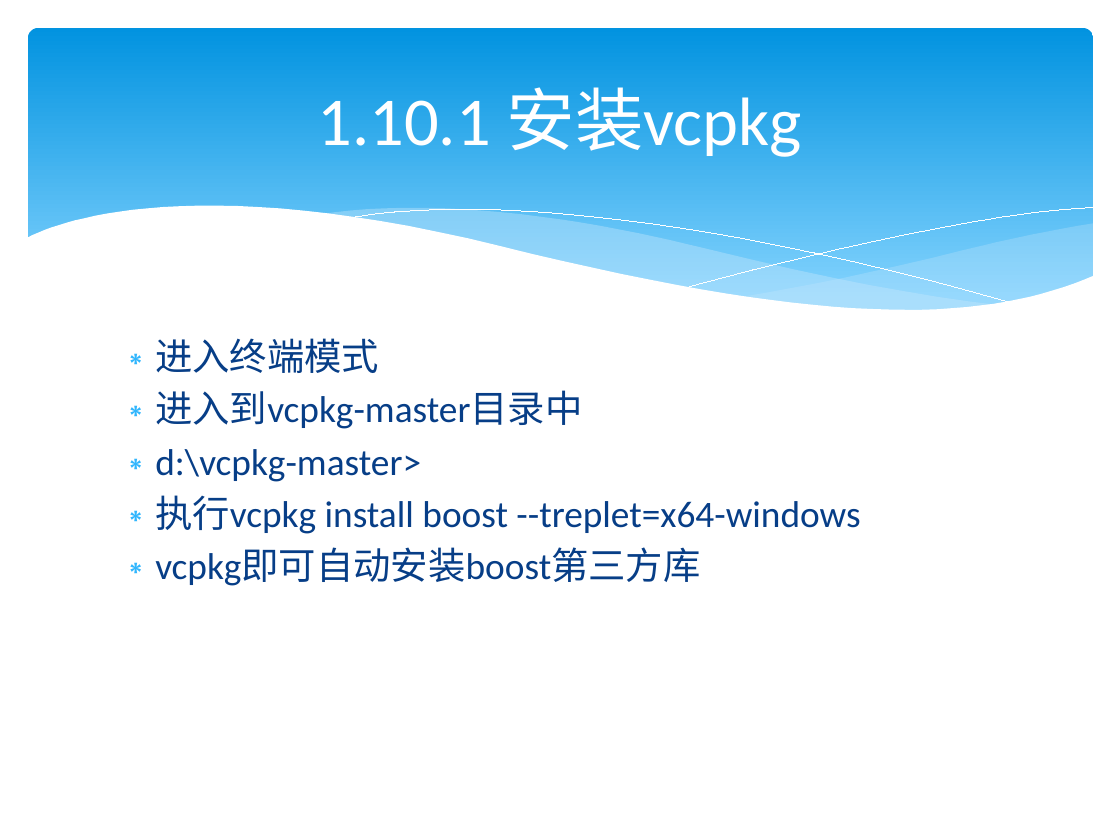
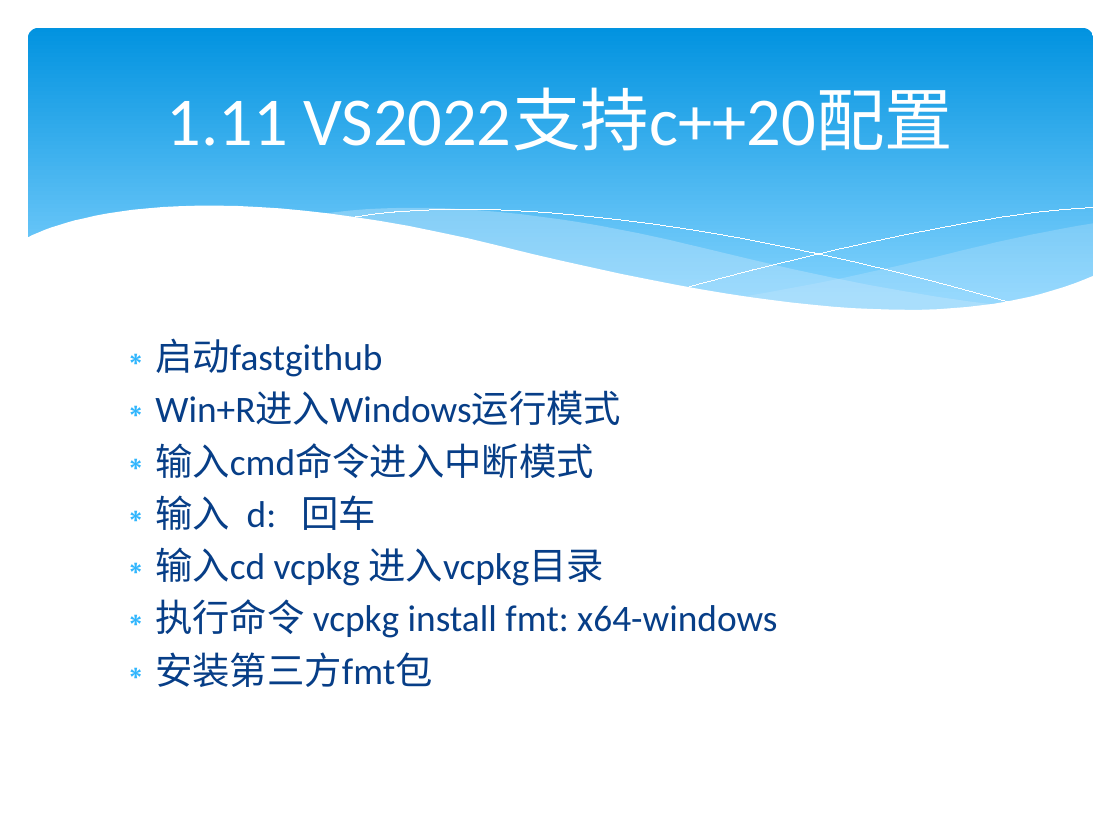
Before and after one commit to lamplight8/cpp, a slide deck: slide 86 of ppt/ch01_绪论.pptx (slide 127 before the commit). Drawn at 1120x840 pixels with LibreOffice and Linux fonts; fonts in the diff are those of the drawing. Boxes give left, top, right and bottom in pixels: in the first picture for what was removed or moved away, otherwise in the second. Text is boxed around its words. In the diff, an @@ line names an element or a change of style, - is before the commit and + after.

```diff
--- a/ppt/ch01_绪论.pptx
+++ b/ppt/ch01_绪论.pptx
@@ title at (167,88,953,151): text changed @@
-1.10.1 安装vcpkg
+1.11 VS2022支持c++20配置
@@ text at (155,338,777,687): text changed @@
-∗ 进入终端模式
-∗ 进入到vcpkg-master目录中
-∗ d:\vcpkg-master>
-∗ 执行vcpkg install boost --treplet=x64-windows
-∗ vcpkg即可自动安装boost第三方库
+∗ 启动fastgithub
+∗ Win+R进入Windows运行模式
+∗ 输入cmd命令进入中断模式
+∗ 输入 d: 回车
+∗ 输入cd vcpkg 进入vcpkg目录
+∗ 执行命令 vcpkg install fmt: x64-windows
+∗ 安装第三方fmt包
```
Also in this commit, not shown: 76 other slides changed, 53 slides added, 32 slides removed, 43 other files.
